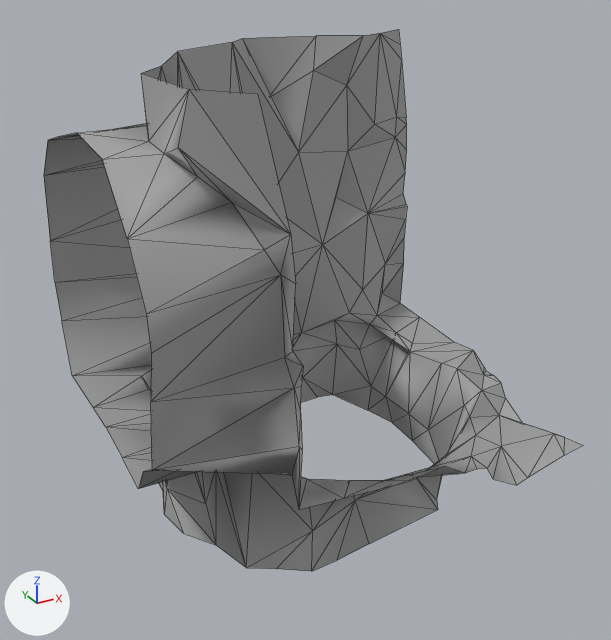
The glTF model Rogue-Robots/Assets/Models/ModularBlocks/CornerFloor1Replacer5.gltf as it was, and as the next commit left it.
Before and after are seen from a 50 mm lens placed at (-4.39, -8.34, 5.99), pointed at (-0.17, -0.66, 2.16). Arrows for +X, +Y and +Z are at lower left; the lights stay in place. Mesh edges are drawn as thin lines. Vertices at the same position are counted once.

Before the edit, the objects in view are built like this:
```python
me_scene_013 = bpy.data.meshes.new('Scene.013')
me_scene_013.from_pydata(...)  # 200 vertices, 311 faces; spans x -2.5..2.5, y -2.5..1.59, z 0.0..5.0
# faces by material slot: [92, 11, 26, 40, 95, 47]
me_scene_013.materials.append(mat_pp_standard_material_059)  # picture img_pp_color_palette
me_scene_013.materials.append(mat_pp_standard_material_060)  # picture img_pp_color_palette
me_scene_013.materials.append(mat_pp_standard_material_061)  # picture img_pp_color_palette
me_scene_013.materials.append(mat_pp_standard_material_062)  # picture img_pp_color_palette
me_scene_013.materials.append(mat_pp_standard_material_064)  # picture img_pp_color_palette
me_scene_013.materials.append(mat_pp_standard_material_066)  # picture img_pp_color_palette
ob_cornerfloor1replacer5 = bpy.data.objects.new('CornerFloor1Replacer5', me_scene_013)
ob_cornerfloor1replacer5.location = (0.0, 0.0, 0.0)
```
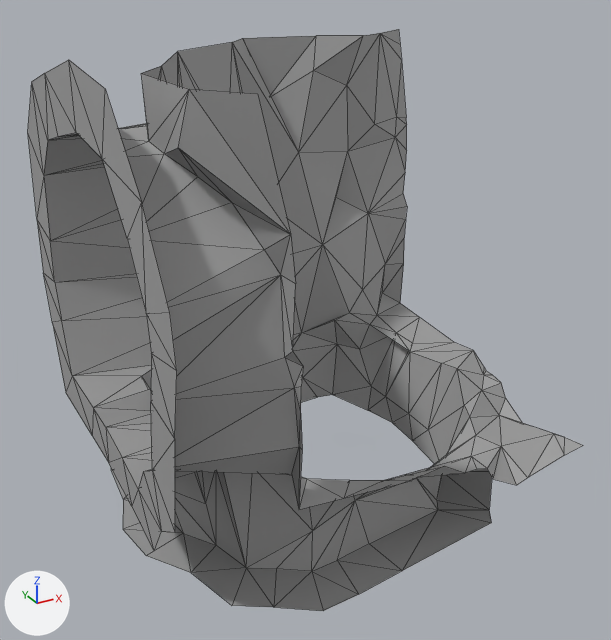
Location of each change, [x1, y1, x2, y2] in pixels of the pictures (611 x 640 px):
'CornerFloor1Replacer5', reshaped (7% taller)
    before: [44, 29, 583, 571]
    after: [28, 29, 583, 611]
part 1 of me_scene_013, built on
    before: [486, 375, 500, 382]
    after: [28, 60, 492, 611]

Diff of the bpy script that builds the scene:
```diff
--- a/Rogue-Robots/Assets/Models/ModularBlocks/CornerFloor1Replacer5.gltf.py
+++ b/Rogue-Robots/Assets/Models/ModularBlocks/CornerFloor1Replacer5.gltf.py
@@ me_scene_013 @@
 # used by ob_cornerfloor1replacer5; location = (0.0, 0.0, 0.0)
-me_scene_013.from_pydata(...)  # 200 vertices, 311 faces; spans x -2.5..2.5, y -2.5..1.59, z 0.0..5.0
+me_scene_013.from_pydata(...)  # 241 vertices, 395 faces; spans x -2.5..2.5, y -2.9..1.79, z 0.0..5.11
+# me_scene_013 part 1: 1 vertex removed from x 2.5, y -0.91, z 0.89; 43 vertices added at x -2.5..2.15, y -2.9..1.79, z 0.0..5.11
+# me_scene_013 part 2: the surface is now shaded flat
 me_scene_013.materials.append(mat_pp_standard_material_059)
```
